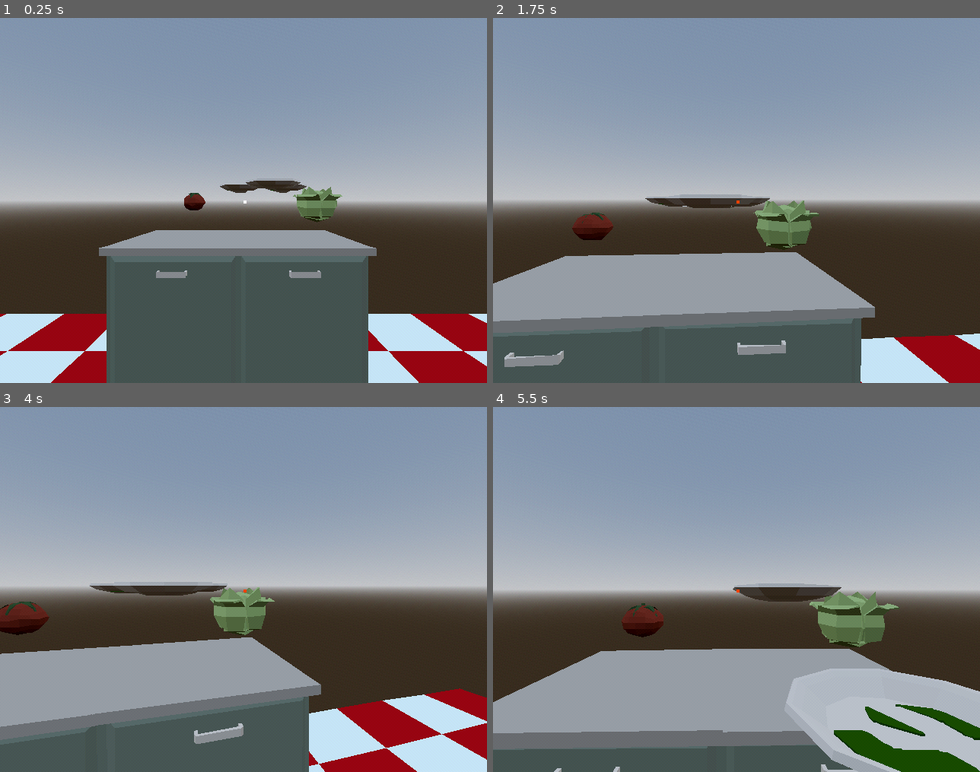
Above: before the commit, frames 1-4 (two rows, left to right).
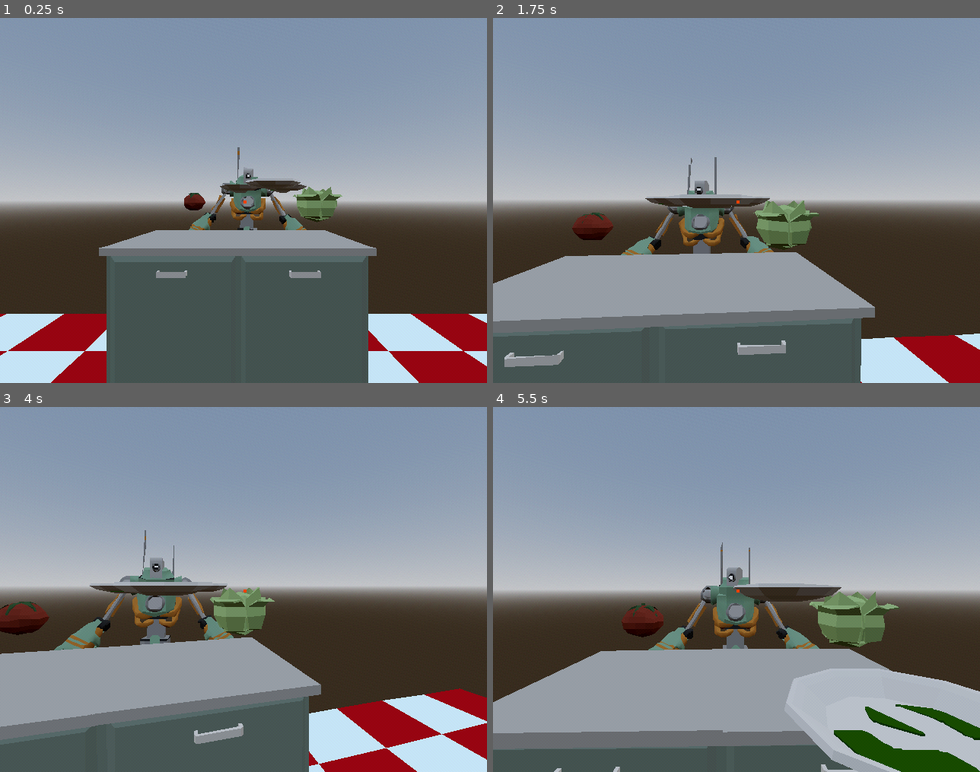
Above: after the commit, the same moments.

Repository: connor-lennox/DemoDisk
Game: Godot game, scene res://game.tscn
Same seed, same stepped clock (60 frames per second), same inputs: the game is played once before the commit and once after it.
Inputs (mouse positions are in pixels of both pictures, inside the frame that each line leads up to):
- Up to frame 1 (0.25 s): no input
- Up to frame 2 (1.75 s): move the mouse to (760, 200) at 0.52 s; hold Right (ui_right) 0.53-1.28 s; click (760, 200) at 0.6 s; move the mouse to (712, 200) at 1.27 s; hold Left (ui_left) from 1.28 s (still down); click (712, 200) at 1.35 s
- Up to frame 3 (4 s): move the mouse to (253, 582) at 2.02 s; release Left (ui_left) at 2.03 s; hold Right (ui_right) 2.03-3.53 s; click (253, 582) at 2.1 s; move the mouse to (238, 596) at 2.77 s; click (238, 596) at 2.85 s; tap Enter at 3.5 s; move the mouse to (282, 593) at 3.52 s; hold Left (ui_left) from 3.53 s (still down); click (282, 593) at 3.6 s
- Up to frame 4 (5.5 s): keep holding Left (ui_left); move the mouse to (697, 585) at 4.27 s; click (697, 585) at 4.35 s; move the mouse to (741, 589) at 5.02 s; click (741, 589) at 5.1 s

The runs differ from the first frame. In frame 1, 1.2% of the frame differs, in the area x 38-63%, y 35-59%; in frame 2, 1.8%; in frame 3, 2.4%; in frame 4, 2.4%, in the area x 31-68%, y 37-67%.

Commit message:
customers can receive their ordered items

Diff:
--- a/items/plate_item.gd
+++ b/items/plate_item.gd
@@ -10,7 +10,7 @@
 var ingredients: Array[FoodItem] = []
 var dirty: bool = false: set = _set_dirty
 
-var finished_recipe: FoodItemType
+var held_recipe: FoodItemType
 
 
 func _set_dirty(new_dirty: bool):
@@ -64,7 +64,7 @@
 func _complete_recipe(recipe: Recipe):
 	# Ok, a recipe has been completed! We need to put its mesh on the plate
 	# and hide all the ingredients.
-	finished_recipe = recipe.result
+	held_recipe = recipe.result
 
 	# Hide all the ingredients by hiding their common root
 	food_stack_base.visible = false
@@ -82,7 +82,7 @@
 func _uncomplete_recipe():
 	# It is possible we go from "finished" to "unfinished" while makign complex recipes.
 	# So, we need to "un-finish" and reset that state.
-	finished_recipe = null
+	held_recipe = null
 
 	# Destroy any previously finished recipe
 	for child in finished_recipe_base.get_children():
--- a/nodes/customers/customer.gd
+++ b/nodes/customers/customer.gd
@@ -1,5 +1,5 @@
 class_name Customer
-extends Node3D
+extends Area3D
 
 const MECH_MODELS = [
 	"res://assets/mechs/George.gltf", "res://assets/mechs/Leela.gltf", "res://assets/mechs/Mike.gltf", "res://assets/mechs/Stan.gltf"
@@ -12,10 +12,13 @@
 signal finished_rotating
 
 @onready var character_root: Node3D = $CharacterRoot
+@onready var item_receiver: Node3D = $ItemReceiver
 
 var mech: Node3D
 var mech_animator: AnimationPlayer
+
 var order: Order
+var received_items: Array[FoodItemType]
 
 var walking: bool = false
 var movement_target: Vector3
@@ -56,6 +59,32 @@
 		finished_rotating.emit()
 
 
+func interact(player: Player):
+	# Customers can receive food items either:
+	#  1. as a completed recipe on a plate
+	#  2. as a loose FoodItem
+	# Because recipe construction can only happen on plates,
+	# this doesn't remove the need for them. Giving loose FoodItems will
+	# only be relevant for "simple" things (drinks, etc.)
+
+	if player.currently_held_item is PlateItem:
+		var plate_recipe = player.currently_held_item.held_recipe
+		if plate_recipe in order.requirements and not plate_recipe in received_items:
+			await _take_item_from_player(player)
+			received_items.append(plate_recipe)
+			if _check_requirements_satisfied():
+				print("Order done!")
+			return
+
+	if player.currently_held_item is FoodItem:
+		var food_item = player.currently_held_item.food_type
+		if food_item in order.requirements and not food_item in received_items:
+			await _take_item_from_player(player)
+			received_items.append(food_item)
+			if _check_requirements_satisfied():
+				print("Order done!")
+			return
+
 func move_to_position(target: Vector3):
 	walking = true
 	movement_target = target
@@ -64,3 +93,20 @@
 func rotate_to_angle_degrees(target: float):
 	rotating = true
 	rotation_target = deg_to_rad(target)
+
+
+func _take_item_from_player(player: Player):
+	var item = player.currently_held_item
+	player.currently_held_item = null
+	item.reparent(item_receiver)
+	var tween = get_tree().create_tween().set_parallel()
+	tween.tween_property(item, "position", Vector3.ZERO, 0.5)
+	tween.tween_property(item, "rotation", Vector3.ZERO, 0.5)
+	await tween.finished
+	item.queue_free()
+
+
+func _check_requirements_satisfied():
+	# Because an order can only contain one of any given item,
+	# this is sufficient to state the order is "complete"
+	return len(order.requirements) == len(received_items)
--- a/nodes/customers/customer.tscn
+++ b/nodes/customers/customer.tscn
@@ -1,9 +1,21 @@
-[gd_scene load_steps=2 format=3 uid="uid://03f307g5cj2y"]
+[gd_scene load_steps=3 format=3 uid="uid://03f307g5cj2y"]
 
 [ext_resource type="Script" path="res://nodes/customers/customer.gd" id="1_tyl84"]
 
-[node name="Customer" type="Node3D"]
+[sub_resource type="BoxShape3D" id="BoxShape3D_3ny1c"]
+size = Vector3(1, 2.5, 1)
+
+[node name="Customer" type="Area3D"]
+collision_layer = 2
+collision_mask = 0
 script = ExtResource("1_tyl84")
 
+[node name="CollisionShape3D" type="CollisionShape3D" parent="."]
+transform = Transform3D(1, 0, 0, 0, 1, 0, 0, 0, 1, 0, 1.25, 0)
+shape = SubResource("BoxShape3D_3ny1c")
+
 [node name="CharacterRoot" type="Node3D" parent="."]
-transform = Transform3D(0.35, 0, 0, 0, 0.35, 0, 0, 0, 0.35, 0, 0, 0)
+transform = Transform3D(0.45, 0, 0, 0, 0.45, 0, 0, 0, 0.45, 0, 0, 0)
+
+[node name="ItemReceiver" type="Node3D" parent="."]
+transform = Transform3D(1, 0, 0, 0, 1, 0, 0, 0, 1, 0, 2, 0)
--- a/nodes/customers/order.gd
+++ b/nodes/customers/order.gd
@@ -5,3 +5,6 @@
 # satisfied to succeed with the order.
 
 var requirements: Array[FoodItemType]
+
+func _init(req: Array[FoodItemType]=[]):
+	requirements = req
--- a/nodes/player/player.tscn
+++ b/nodes/player/player.tscn
@@ -12,7 +12,7 @@
 
 [node name="InteractRaycast" type="RayCast3D" parent="CameraRig"]
 unique_name_in_owner = true
-target_position = Vector3(0, 0, -2)
+target_position = Vector3(0, 0, -3)
 collision_mask = 2
 collide_with_areas = true
 collide_with_bodies = false
--- a/scenes/player_test_scene.gd
+++ b/scenes/player_test_scene.gd
@@ -8,3 +8,5 @@
 	$PlateItem2.dirty = false
 	$PlateItem.dirty = true
 	$PlateItem3.dirty = true
+
+	$Customer.order = Order.new([load("res://items/resources/burger_cheese.tres"), load("res://items/resources/tomato_whole_item.tres")])
--- a/scenes/player_test_scene.tscn
+++ b/scenes/player_test_scene.tscn
@@ -15,6 +15,7 @@
 [ext_resource type="Resource" uid="uid://ctf15b2ggcsm1" path="res://items/resources/burger_patty_raw_item.tres" id="12_ie5j2"]
 [ext_resource type="Resource" uid="uid://b64621o3jjgor" path="res://items/resources/burger_bread_item.tres" id="13_uqn7k"]
 [ext_resource type="Resource" uid="uid://bi80xqad2yft1" path="res://items/resources/cheese_item.tres" id="14_b4i66"]
+[ext_resource type="PackedScene" uid="uid://03f307g5cj2y" path="res://nodes/customers/customer.tscn" id="16_6lf8e"]
 
 [sub_resource type="ProceduralSkyMaterial" id="ProceduralSkyMaterial_mx8i0"]
 sky_horizon_color = Color(0.64625, 0.65575, 0.67075, 1)
@@ -133,3 +134,6 @@
 [node name="FoodSpawner3" parent="." instance=ExtResource("11_wdwv7")]
 transform = Transform3D(1, 0, 0, 0, 1, 0, 0, 0, 1, 3.93254, 1.65454, 0.795505)
 food_type = ExtResource("14_b4i66")
+
+[node name="Customer" parent="." instance=ExtResource("16_6lf8e")]
+transform = Transform3D(1, 0, 0, 0, 1, 0, 0, 0, 1, 0.0414257, 4.76837e-07, -4.56293)
Not shown: 1 places in scenes/player_test_scene.tscn that only renumber resources
